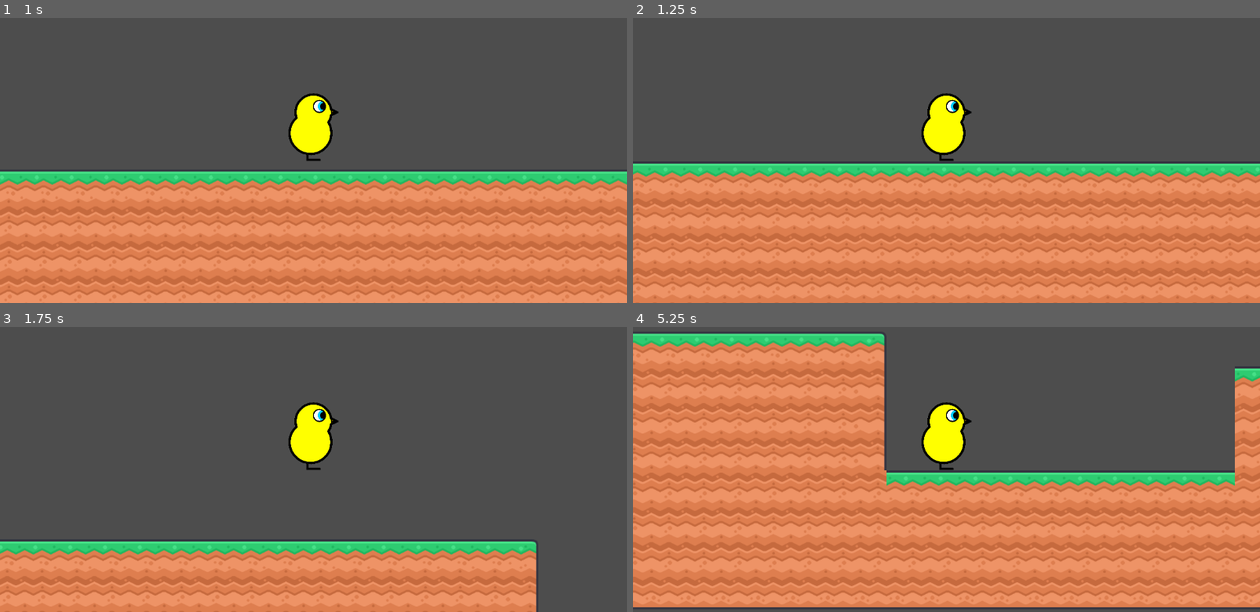
Above: before the commit, frames 1-4 (two rows, left to right).
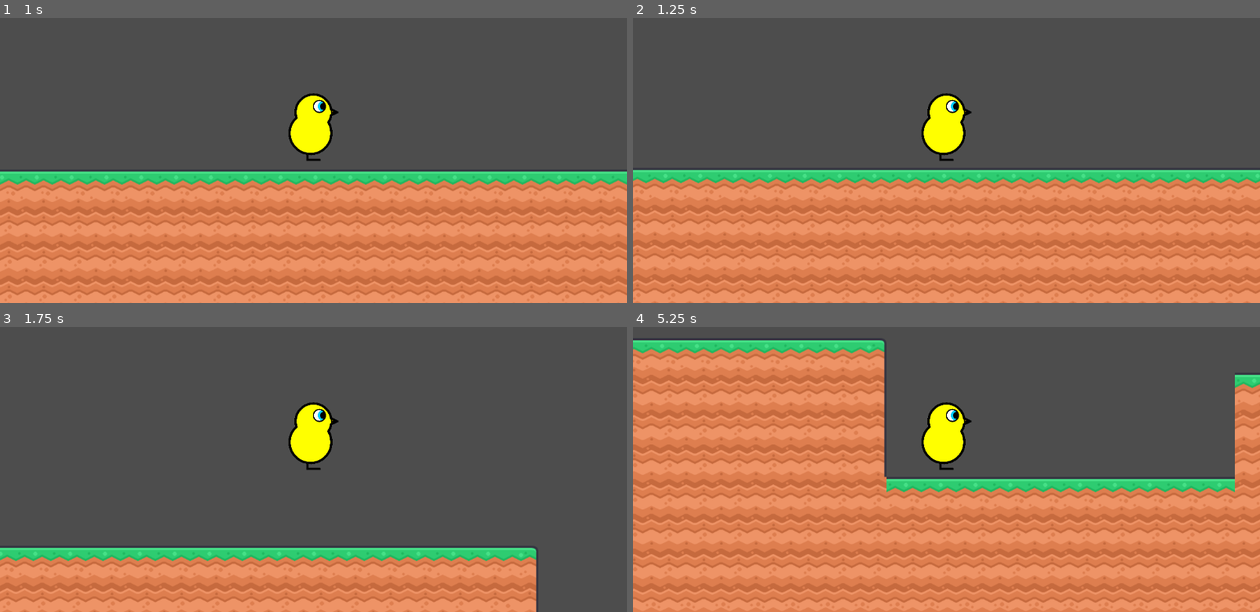
Above: after the commit, the same moments.

Repository: GDACollab/Duck-Quest-3
Game: Godot game, scene res://Assets/Levels/Level_1.tscn
Same seed, same stepped clock (60 frames per second), same inputs: the game is played once before the commit and once after it.
Inputs:
- Up to frame 1 (1 s): tap Enter at 0.5 s; hold D (right) from 0.53 s (still down); tap Q (ability) at 0.6 s; tap Space (jump) at 0.77 s
- Up to frame 2 (1.25 s): keep holding D (right)
- Up to frame 3 (1.75 s): keep holding D (right); tap Q (ability) at 1.35 s; tap Space (jump) at 1.52 s
- Up to frame 4 (5.25 s): release D (right) at 2.03 s; hold A (left) 2.03-2.78 s; tap Q (ability) every 0.75 s from 2.1 to 5.1 s; hold D (right) 2.78-4.28 s; tap Space (jump) at 3.02, 3.77, 4.52 s; hold A (left) 4.28-5.03 s; hold D (right) from 5.03 s (still down)

Frame 1 is identical in both runs. In frame 2, 13% of the frame differs, in the area x 0-100%, y 51-99%; in frame 3, 7.2%; in frame 4, 19%, in the area x 0-100%, y 2-100%.

Commit message:
Make Enemy Require Player to be Accessible Via Unique Name

Diff:
--- a/Assets/Player/Player.tscn
+++ b/Assets/Player/Player.tscn
@@ -5,16 +5,16 @@
 [ext_resource type="Script" uid="uid://dvymr3vpb3r4q" path="res://Assets/Player/Scripts/player_sprite_picker.gd" id="2_mwgys"]
 
 [sub_resource type="RectangleShape2D" id="RectangleShape2D_ify7s"]
-size = Vector2(359.5, 504)
+size = Vector2(100, 150)
 
 [node name="Player" type="CharacterBody2D"]
 script = ExtResource("1_mwgys")
 
 [node name="CollisionShape2D" type="CollisionShape2D" parent="."]
-scale = Vector2(0.25, 0.25)
 shape = SubResource("RectangleShape2D_ify7s")
 
-[node name="Duck" type="Sprite2D" parent="CollisionShape2D"]
+[node name="Duck" type="Sprite2D" parent="."]
+scale = Vector2(0.25, 0.25)
 texture = ExtResource("1_a52ai")
 script = ExtResource("2_mwgys")
 
